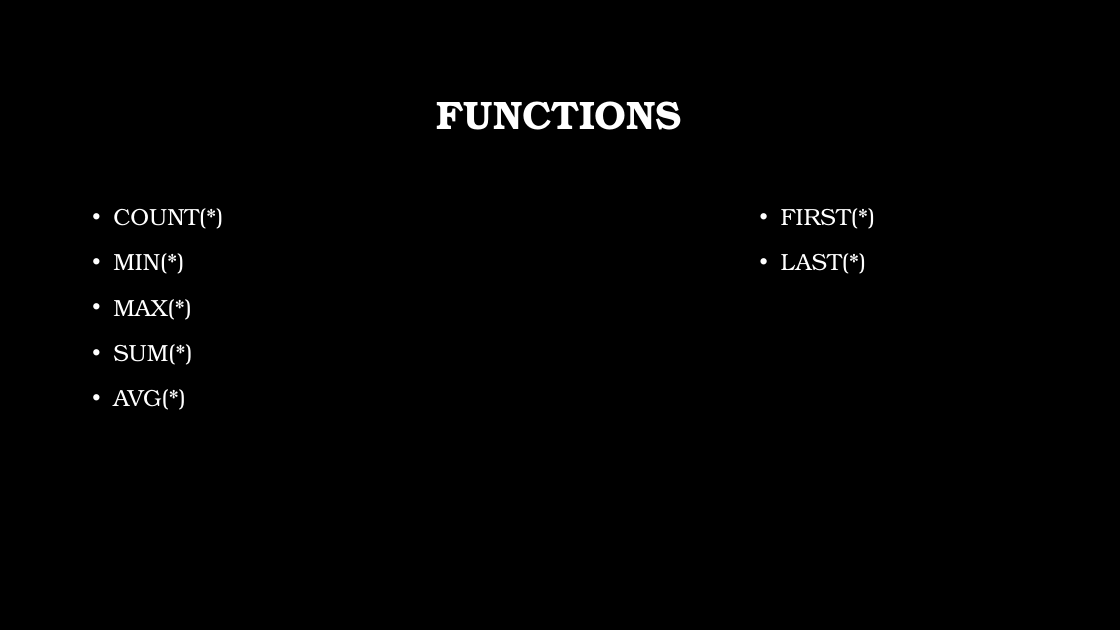
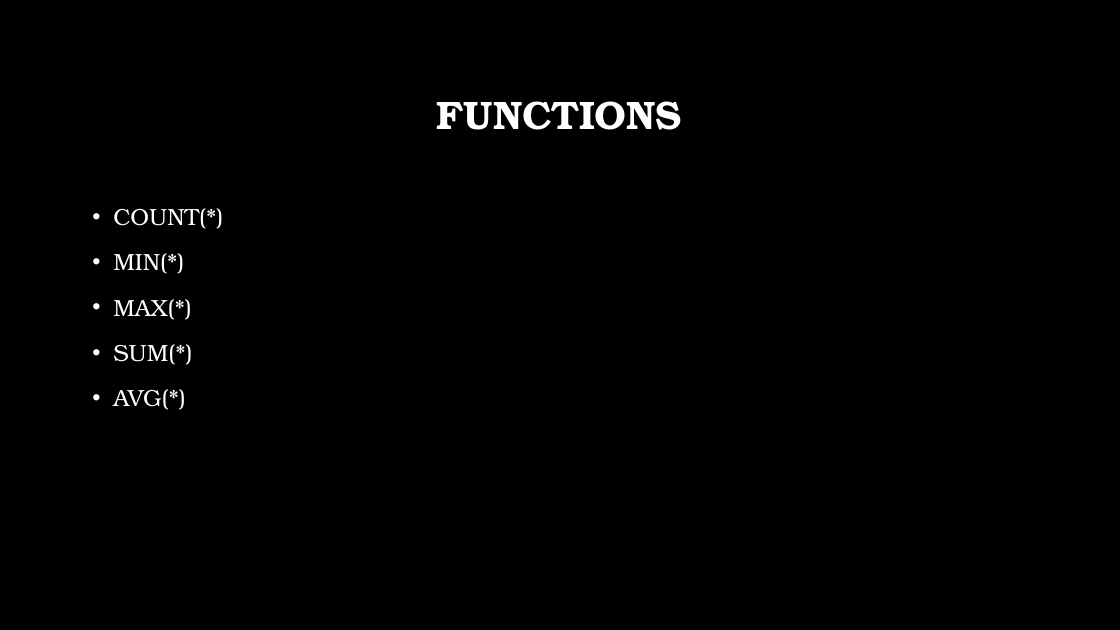
Before and after one commit to OperationKen/aggfuncjdbc, a slide deck: slide 3 of Aggregate Functions.pptx. Drawn at 1120x630 pixels with LibreOffice and Linux fonts; fonts in the diff are those of the drawing; background and template pictures are left out. Boxes give left, top, right and bottom in pixels: in the first picture for what was removed or moved away, otherwise in the second. Text is boxed around its words. In the diff, an @@ line names an element or a change of style, - is before the commit and + after.

```diff
--- a/Aggregate Functions.pptx
+++ b/Aggregate Functions.pptx
@@ text removed at (781, 208, 875, 274) @@
-• FIRST(*)
-• LAST(*)
```
Also in this commit, not shown: 1 other file.
